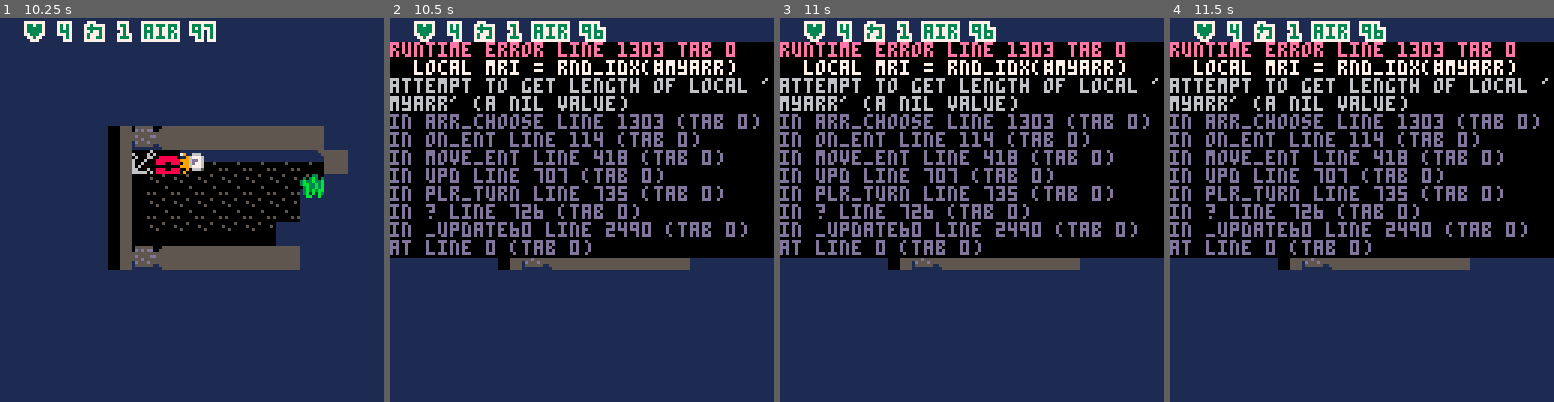
Above: before the commit, frames 1-4 (left to right).
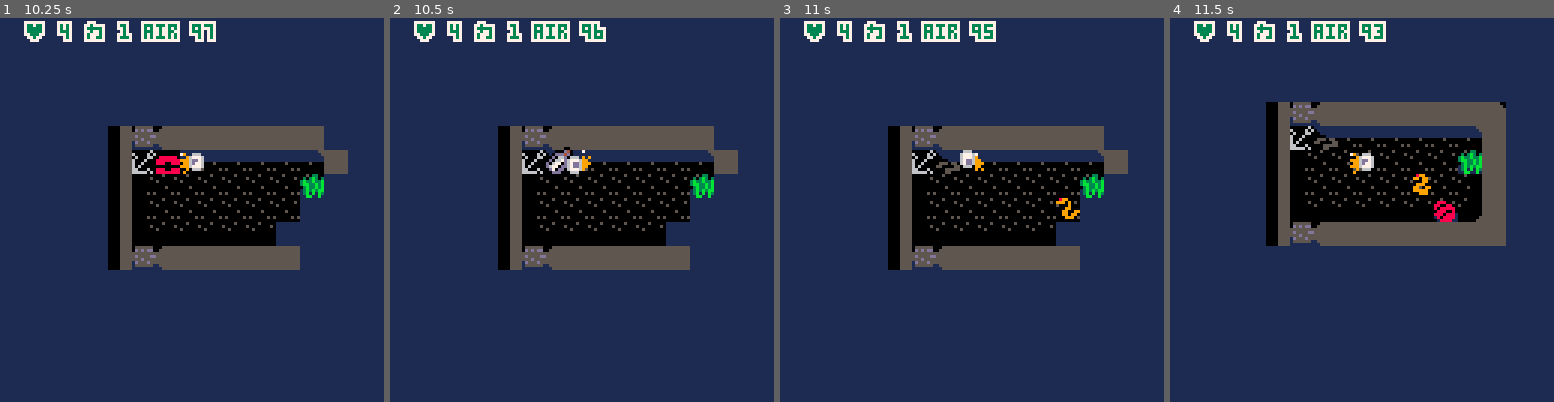
Above: after the commit, the same moments.

Repository: chebastian/picoabyss
Game: PICO-8 cartridge rouge.p8
The game is run twice, just before and just after one commit, with the same random seed, the same clock (stepped at 60 frames per second) and the same inputs.
Inputs:
- Up to frame 1 (10.25 s): tap X (X key) at 0.33, 1.07, 1.85, 2.97, 4.08, 5.2, 6.32, 7.43, 8.55, 9.67 s; tap O (Z key) at 0.7, 1.7, 2.1, 2.5, 2.9, 3.3, 3.7, 4.1, 4.5, 4.9, 5.3, 5.7, 6.1, 6.5, 6.9, 7.3, 7.7, 8.1, 8.5, 8.9, 9.3, 9.7, 10.1 s; hold Right 1.6-2.1 s; hold Up 2.15-2.42 s; hold Right 2.47-3.03 s; hold Left 3.08-3.58 s; hold Down 3.63-3.97 s; hold Right 4.02-4.68 s; hold Up 4.73-5.03 s; hold Left 5.08-5.68 s; hold Down 5.73-6.03 s; hold Right 6.08-6.58 s; hold Right 6.63-7.13 s; hold Up 7.18-7.45 s; hold Right 7.5-8.07 s; hold Left 8.12-8.62 s; hold Down 8.67-9 s; hold Right 9.05-9.72 s; hold Up 9.77-10.07 s; hold Left from 10.12 s (still down)
- Up to frame 2 (10.5 s): keep holding Left
- Up to frame 3 (11 s): tap O (Z key) at 10.5, 10.9 s; release Left at 10.72 s; hold Down from 10.77 s (still down); tap X (X key) at 10.78 s
- Up to frame 4 (11.5 s): release Down at 11.07 s; hold Right from 11.12 s (still down); tap O (Z key) at 11.3 s

Frame 1 is identical in both runs. In frame 2, 49% of the frame differs, in the area x 0-100%, y 6-63%; in frame 3, 49%; in frame 4, 50%, in the area x 0-100%, y 0-66%.
Error before the commit: runtime error line 1303 tab 0; local mri = rnd_idx(#myarr); attempt to get length of local 'myarr' (a nil value)

Commit message:
hotfix, add clam lookup

Diff:
--- a/game.lua
+++ b/game.lua
@@ -97,11 +97,13 @@
 
 	-- 7430
 	-- 7451
-	_lo_chst = csv_to_arr("-1,0,0,0,1,1,1,1,1,1,1,1,1,1,16,16,16,16,17,17,17,18,18")
+	_lo_chst = csv_to_arr("0,0,0,16,16,16,16,17,17,17,18,18")
+	_lo_clam = csv_to_arr("1,1")
 
 	_traps = {}
 	-- test
 	_plyr = add_mob(1,p(8,12))
+	_plyr.has_key = true
 	_plyr.upd = upd_plyr
 	_pl = anim_pl(4)
 	_plyr.ease = ease_lerp
